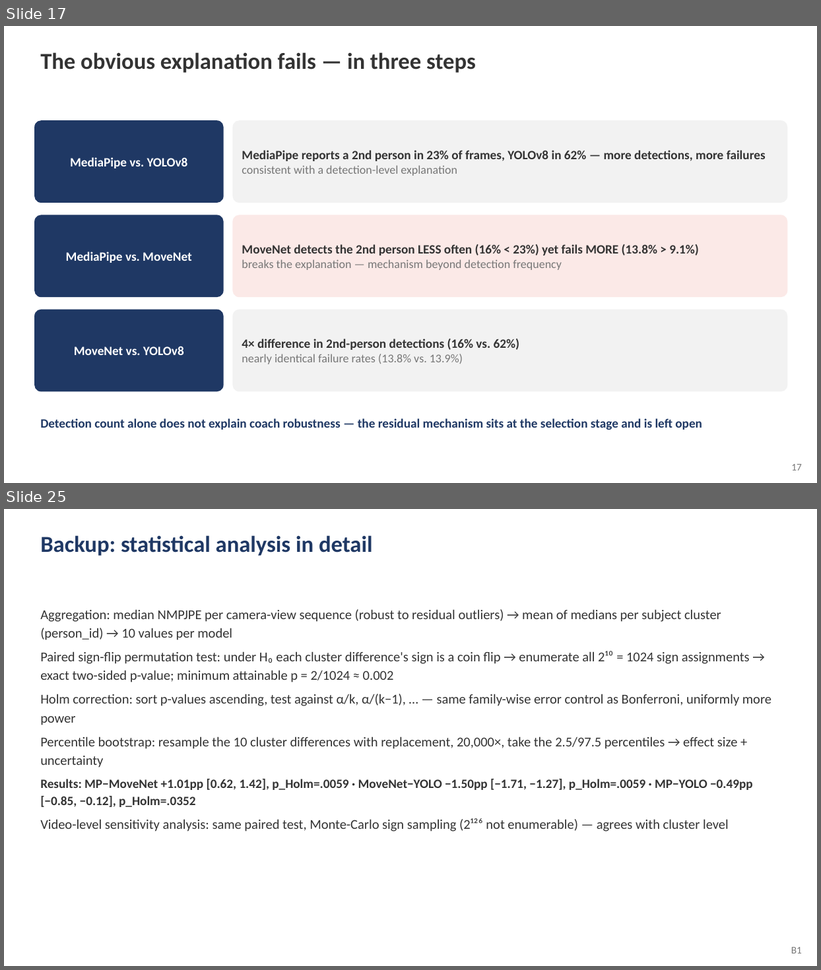
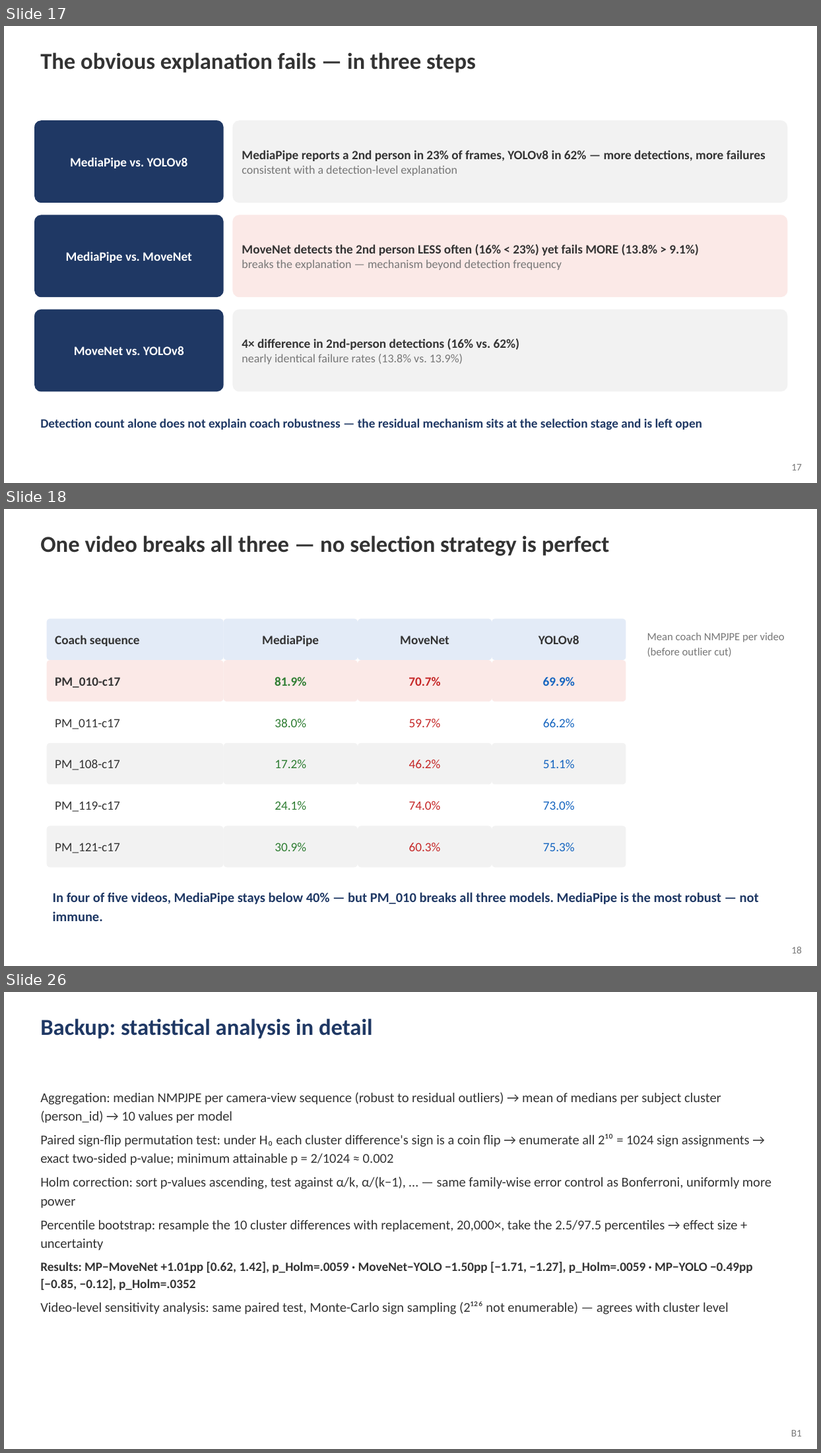
Before and after one commit to s6endemi/Bachelor-Posedetection, a slide deck: defense/defense_slides.pptx. Shown one above the other, each under a label of ours: slides 17 and 25 before the commit, slides 17, 18 and 26 after it; the slides between them are not shown. The pictures are 821x970 and 821x1453 pixels, drawn with LibreOffice and Linux fonts; fonts in the diff are those of the drawing. Boxes give left, top, right and bottom in pixels: in the first picture for what was removed or moved away, otherwise in the second. Text is boxed around its words. In the diff, an @@ line names an element or a change of style, - is before the commit and + after.

```diff
--- a/defense/defense_slides.pptx
+++ b/defense/defense_slides.pptx
@@ slide 18 added at box(4, 509, 817, 966), background #FFFFFF @@
@@ text added at box(40, 535, 610, 556), 27 pt, text #333333, bold @@
+One video breaks all three — no selection strategy is perfect
@@ rounded rectangle added at box(47, 619, 224, 660), fill #E3EBF7, 15 pt, text #333333, bold @@
+Coach sequence
@@ rounded rectangle added at box(224, 619, 358, 660), fill #E3EBF7, 15 pt, text #333333, bold @@
+MediaPipe
@@ rounded rectangle added at box(358, 619, 492, 660), fill #E3EBF7, 15 pt, text #333333, bold @@
+MoveNet
@@ rounded rectangle added at box(492, 619, 626, 660), fill #E3EBF7, 15 pt, text #333333, bold @@
+YOLOv8
@@ text added at box(648, 632, 785, 657), 13 pt, text #777777 @@
+Mean coach NMPJPE per video (before outlier cut)
@@ rounded rectangle added at box(47, 660, 224, 702), fill #FBE9E7, 15 pt, text #333333, bold @@
+PM_010-c17
@@ rounded rectangle added at box(224, 660, 358, 702), fill #FBE9E7, 15 pt, text #2E7D32, bold @@
+81.9%
@@ rounded rectangle added at box(358, 660, 492, 702), fill #FBE9E7, 15 pt, text #C62828, bold @@
+70.7%
@@ rounded rectangle added at box(492, 660, 626, 702), fill #FBE9E7, 15 pt, text #1565C0, bold @@
+69.9%
@@ rounded rectangle added at box(47, 702, 224, 743), fill #FFFFFF, 15 pt, text #333333 @@
+PM_011-c17
@@ rounded rectangle added at box(224, 702, 358, 743), fill #FFFFFF, 15 pt, text #2E7D32 @@
+38.0%
@@ rounded rectangle added at box(358, 702, 492, 743), fill #FFFFFF, 15 pt, text #C62828 @@
+59.7%
@@ rounded rectangle added at box(492, 702, 626, 743), fill #FFFFFF, 15 pt, text #1565C0 @@
+66.2%
@@ rounded rectangle added at box(47, 743, 224, 785), fill #F2F2F2, 15 pt, text #333333 @@
+PM_108-c17
@@ rounded rectangle added at box(224, 743, 358, 785), fill #F2F2F2, 15 pt, text #2E7D32 @@
+17.2%
@@ rounded rectangle added at box(358, 743, 492, 785), fill #F2F2F2, 15 pt, text #C62828 @@
+46.2%
@@ rounded rectangle added at box(492, 743, 626, 785), fill #F2F2F2, 15 pt, text #1565C0 @@
+51.1%
@@ rounded rectangle added at box(47, 785, 224, 826), fill #FFFFFF, 15 pt, text #333333 @@
+PM_119-c17
@@ rounded rectangle added at box(224, 785, 358, 826), fill #FFFFFF, 15 pt, text #2E7D32 @@
+24.1%
@@ rounded rectangle added at box(358, 785, 492, 826), fill #FFFFFF, 15 pt, text #C62828 @@
+74.0%
@@ rounded rectangle added at box(492, 785, 626, 826), fill #FFFFFF, 15 pt, text #1565C0 @@
+73.0%
@@ rounded rectangle added at box(47, 826, 224, 867), fill #F2F2F2, 15 pt, text #333333 @@
+PM_121-c17
@@ rounded rectangle added at box(224, 826, 358, 867), fill #F2F2F2, 15 pt, text #2E7D32 @@
+30.9%
@@ rounded rectangle added at box(358, 826, 492, 867), fill #F2F2F2, 15 pt, text #C62828 @@
+60.3%
@@ rounded rectangle added at box(492, 826, 626, 867), fill #F2F2F2, 15 pt, text #1565C0 @@
+75.3%
@@ text added at box(53, 892, 759, 921), 16 pt, text #1F3864, bold @@
+In four of five videos, MediaPipe stays below 40% — but PM_010 breaks all three models. MediaPipe is the most robust — not immune.
@@ text added at box(791, 947, 802, 954), 12 pt, text #777777 @@
+18
@@ what was slide 25 is now slide 26 @@
```
Also in this commit, not shown: 7 slides changed, 2 other files.
